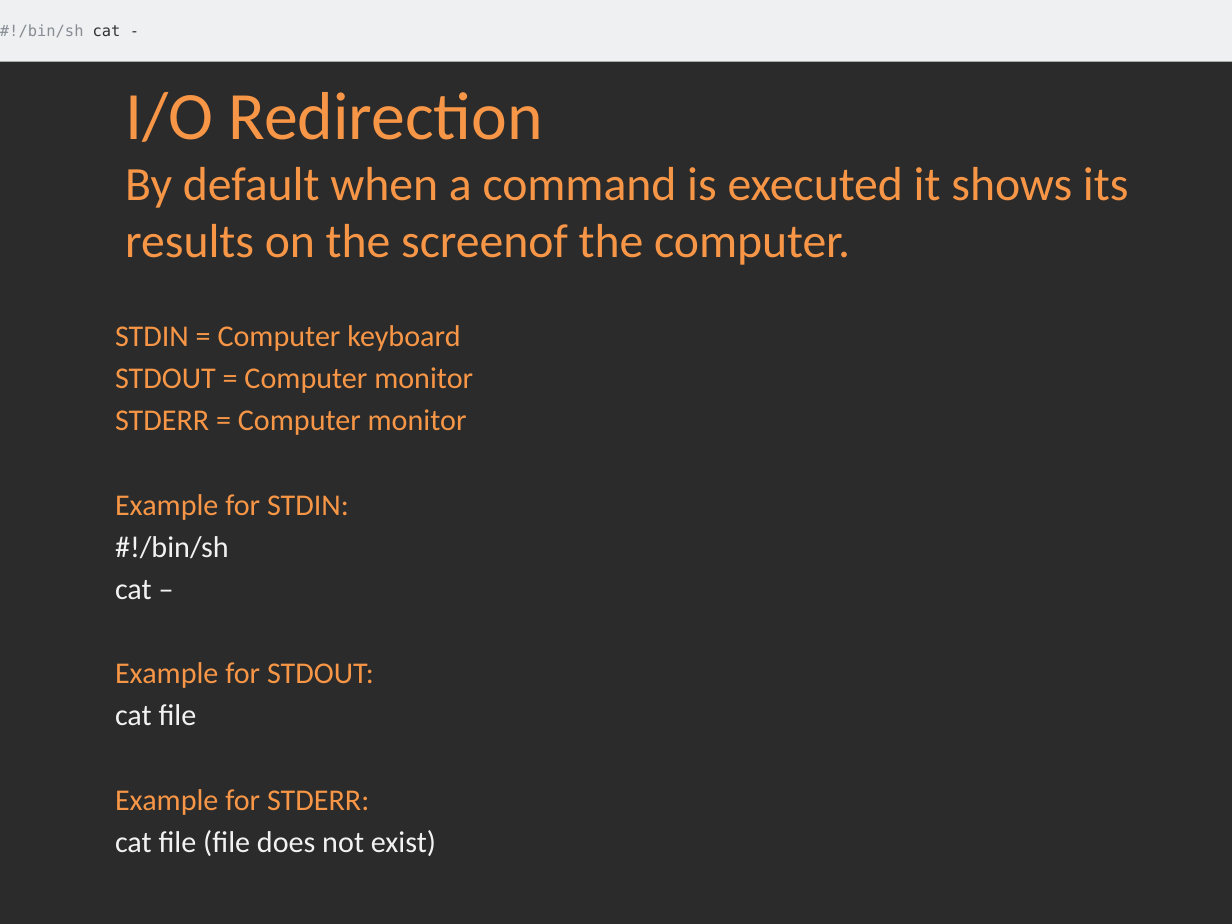
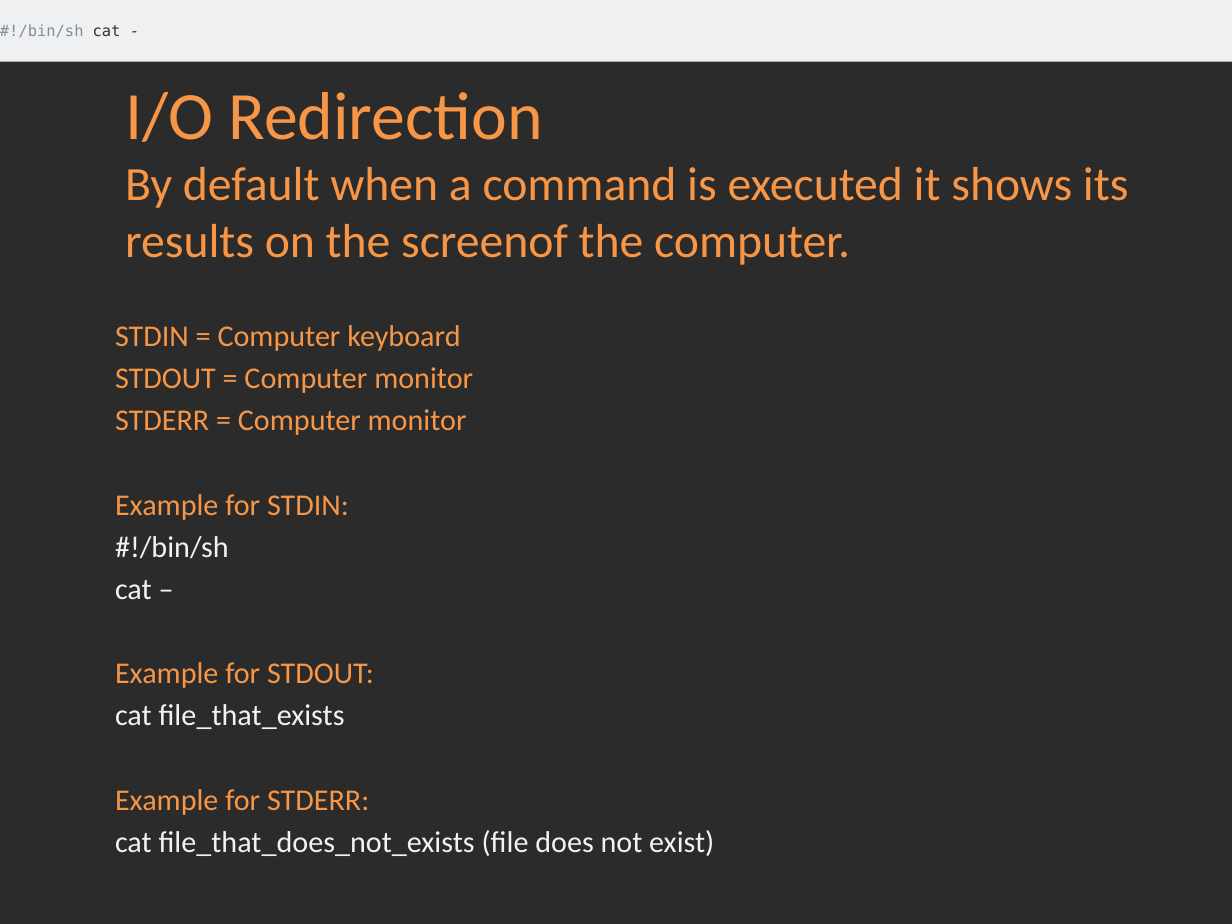
Before and after one commit to Academy-Soft-Intellect/Linux-Course, a slide deck: slide 3 of 2.UsingEssentialTools/02-UsingEssentialTools.pptx. Drawn at 1232x924 pixels with LibreOffice and Linux fonts; fonts in the diff are those of the drawing; background and template pictures are left out; a plain dark background stands for a picture behind light text. Boxes give left, top, right and bottom in pixels: in the first picture for what was removed or moved away, otherwise in the second. Text is boxed around its words. In the diff, an @@ line names an element or a change of style, - is before the commit and + after.

```diff
--- a/2.UsingEssentialTools/02-UsingEssentialTools.pptx
+++ b/2.UsingEssentialTools/02-UsingEssentialTools.pptx
@@ text at (115,704,345,729): text changed @@
-cat file
+cat file_that_exists
@@ text at (115,830,714,856): text changed @@
-cat file (file does not exist)
+cat file_that_does_not_exists (file does not exist)
```
Also in this commit, not shown: 4 other slides changed, 1 slide added, 3 other files.
